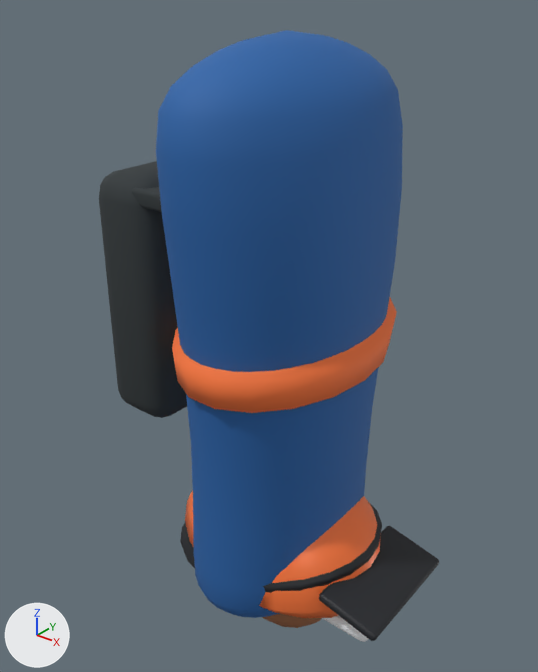
What one commit did to the glTF model assets/models/rider.glb.
Before and after are seen from a 50 mm camera at (0.51, -0.664, 0.726) aimed at (-0.023, 0.003, 0.313). The lights are fixed; the arrows at lower left show +X, +Y and +Z. The picture after the commit comes second. Vertices at exactly the same position are counted once.

Objects in the first picture: 'helmet', 'torso' and 2 more.
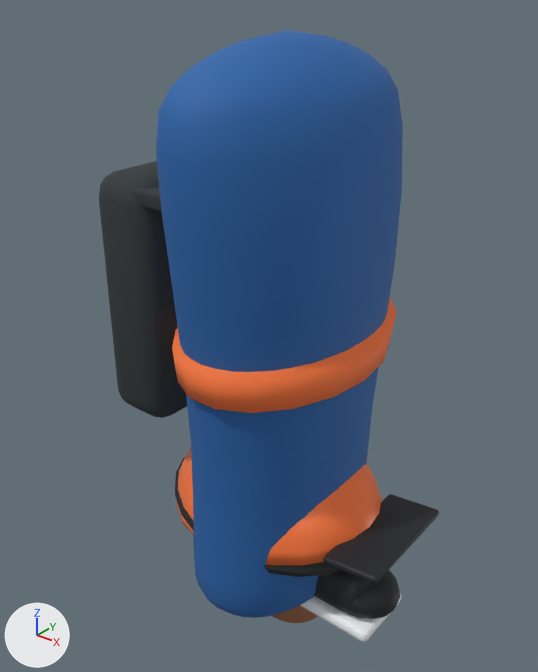
Changed parts and their boxes (x1, y1, x2, y2) in the pictures (538 x 672 px; the box of a moved part takes in the faces that stretch with it):
'helmet', reshaped (9% shorter): before (180, 490, 439, 641); after (175, 447, 439, 584)
part 1 of me_sphere_008, moved or reshaped: before (319, 526, 439, 641); after (323, 494, 439, 584)
part 2 of me_sphere_008, moved or reshaped: before (180, 500, 382, 593); after (175, 457, 341, 577)
part 3 of me_sphere_008, rebuilt (7% shorter): before (185, 490, 381, 618); after (176, 447, 382, 566)
'shoe', unchanged, uncovered by the edit: before (322, 615, 368, 642); after (301, 570, 401, 642)

Diff of the bpy script that builds the scene:
```diff
--- a/assets/models/rider.glb.py
+++ b/assets/models/rider.glb.py
@@ me_sphere_008 @@
 # used by ob_helmet; location = (0.0, 0.0, 0.0)
-me_sphere_008.from_pydata(...)  # 529 vertices, 1026 faces; spans x -0.155..0.207, y -0.129..0.129, z -0.045..0.125
+me_sphere_008.from_pydata(...)  # 536 vertices, 1040 faces; spans x -0.161..0.199, y -0.129..0.129, z 0.009..0.187
+# me_sphere_008 part 1: the loose piece of 96 vertices spanning x 0.123..0.207, y -0.085..0.085, z 0.008..0.036 is multiplied about its middle by the matrix ((0.838, 0.0, -0.291), (0.0, 0.946, 0.0), (0.287, 0.0, 0.798)), then moved by (-0.003, 0.0, 0.07)
+# me_sphere_008 part 2: the loose piece of 50 vertices spanning x -0.155..0.146, y -0.129..0.129, z -0.045..0.072 is turned 18.3 degrees about the y axis through its middle, then moved by (-0.004, 0.0, 0.055)
+# me_sphere_008 part 3: the loose piece of 173 vertices spanning x -0.143..0.154, y -0.127..0.127, z -0.021..0.125 is rebuilt with 180 vertices and now spans x -0.16..0.146, y -0.128..0.128, z 0.047..0.187
+# other edits to the shape of me_sphere_008 do not show in these pictures
 me_sphere_008.materials.append(mat_helmet)
```
